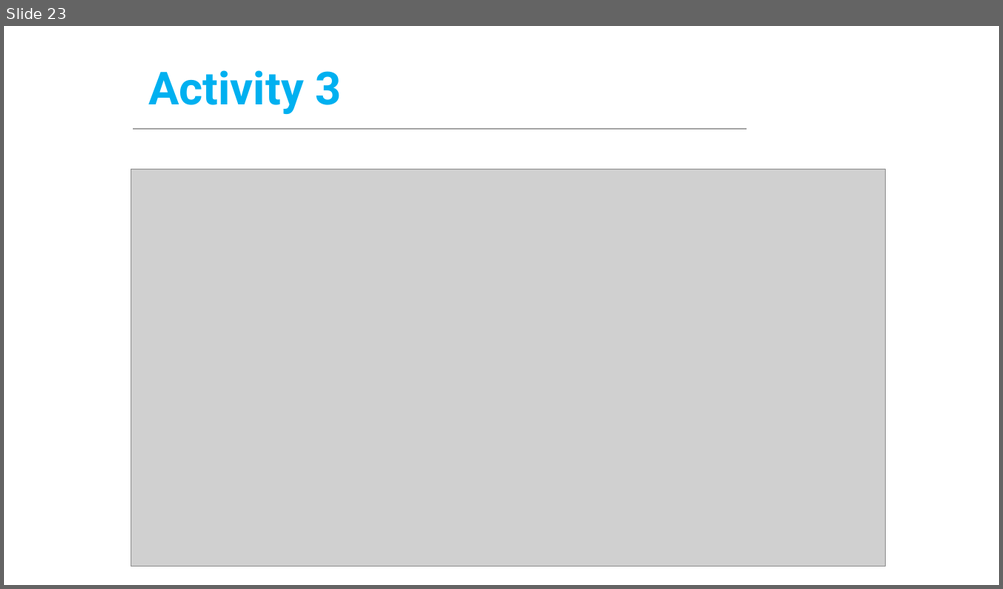
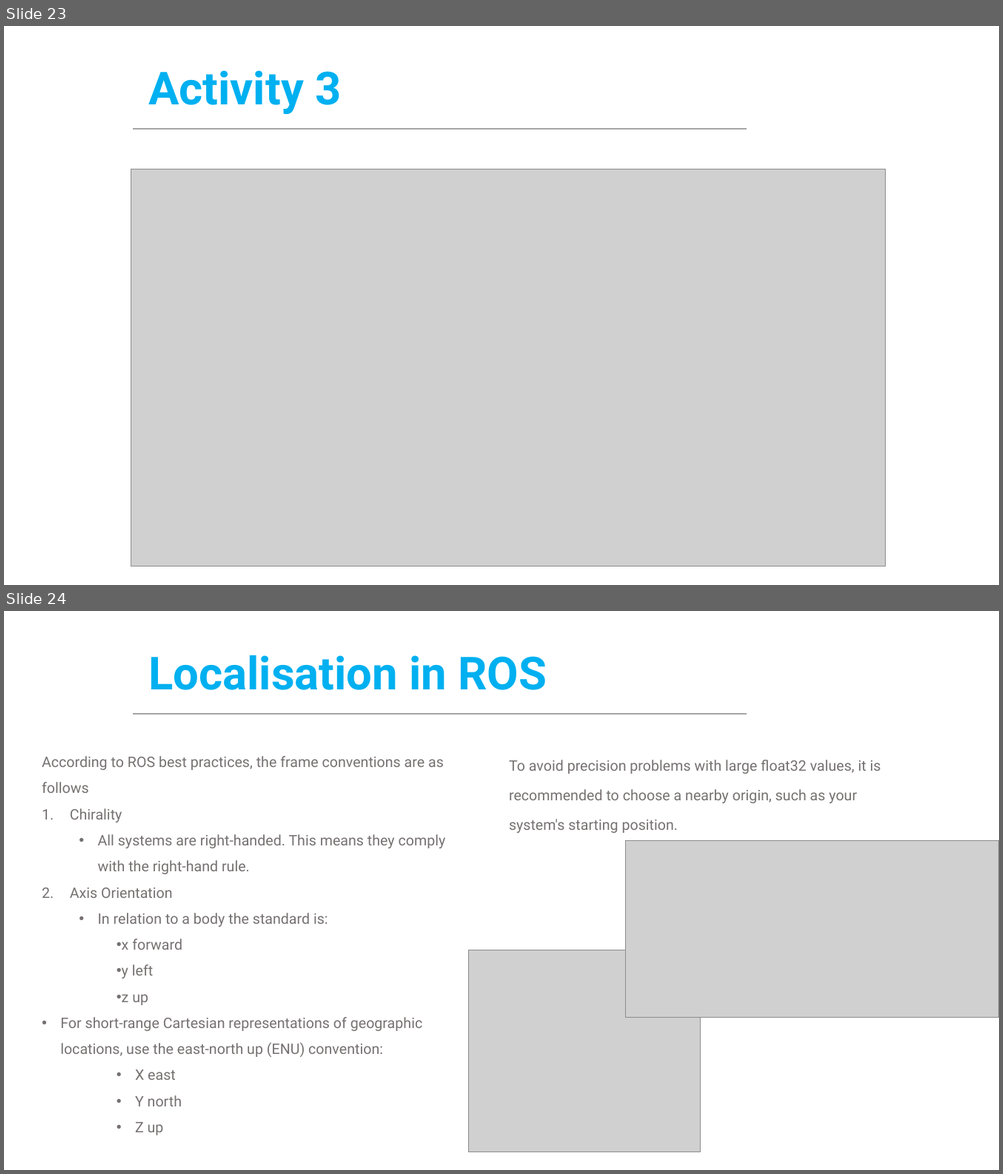
Before and after one commit to ManchesterRoboticsLtd/MR3001C_Cyber-Physical_Systems_I, a slide deck: Week9/Presentations/MCR2_Localisation.pptx. Shown one above the other, each under a label of ours: slide 23 before the commit, slides 23 and 24 after it. The pictures are 1003x589 and 1003x1174 pixels, drawn with LibreOffice and Linux fonts; fonts in the diff are those of the drawing; grey boxes stand for pictures; background and template pictures are left out. Boxes give left, top, right and bottom in pixels: in the first picture for what was removed or moved away, otherwise in the second. Text is boxed around its words. In the diff, an @@ line names an element or a change of style, - is before the commit and + after.

```diff
--- a/Week9/Presentations/MCR2_Localisation.pptx
+++ b/Week9/Presentations/MCR2_Localisation.pptx
@@ slide 24 added at [4,611,999,1170], background #FFFFFF; not listed: 1 template element that a slide beside it also shows @@
@@ title added at [148,655,547,690], 44 pt, text #00B0F0, bold @@
+Localisation in ROS
@@ text added at [42,756,446,1136], 14 pt, text #767171 @@
+According to ROS best practices, the frame conventions are as follows
+1. Chirality
+  • All systems are right-handed. This means they comply with the right-hand rule.
+2. Axis Orientation
+  • In relation to a body the standard is:
+    • x forward
+    • y left
+    • z up
+• For short-range Cartesian representations of geographic locations, use the east-north up (ENU) convention:
+    • X east
+    • Y north
+    • Z up
@@ text added at [509,760,881,833], 14 pt, text #767171 @@
+To avoid precision problems with large float32 values, it is recommended to choose a nearby origin, such as your system's starting position.
@@ picture added at [626,841,999,1017] @@
@@ picture added at [468,951,700,1153] @@
```
Also in this commit, not shown: 6 other slides added, 27 other files.
